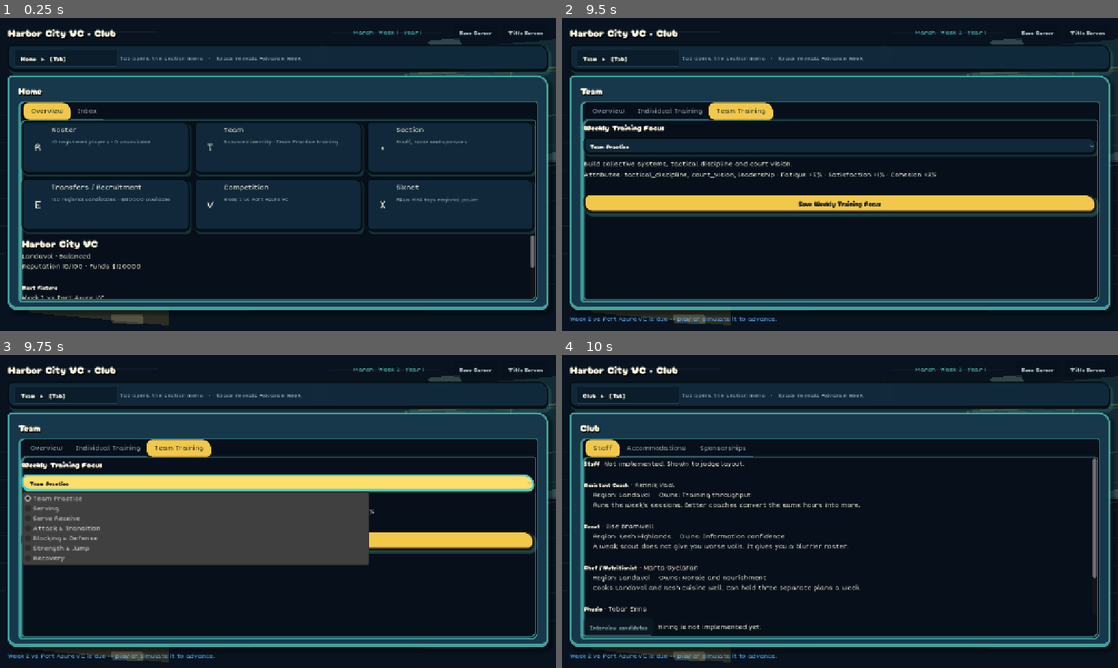
Above: before the commit, frames 1-4 (two rows, left to right).
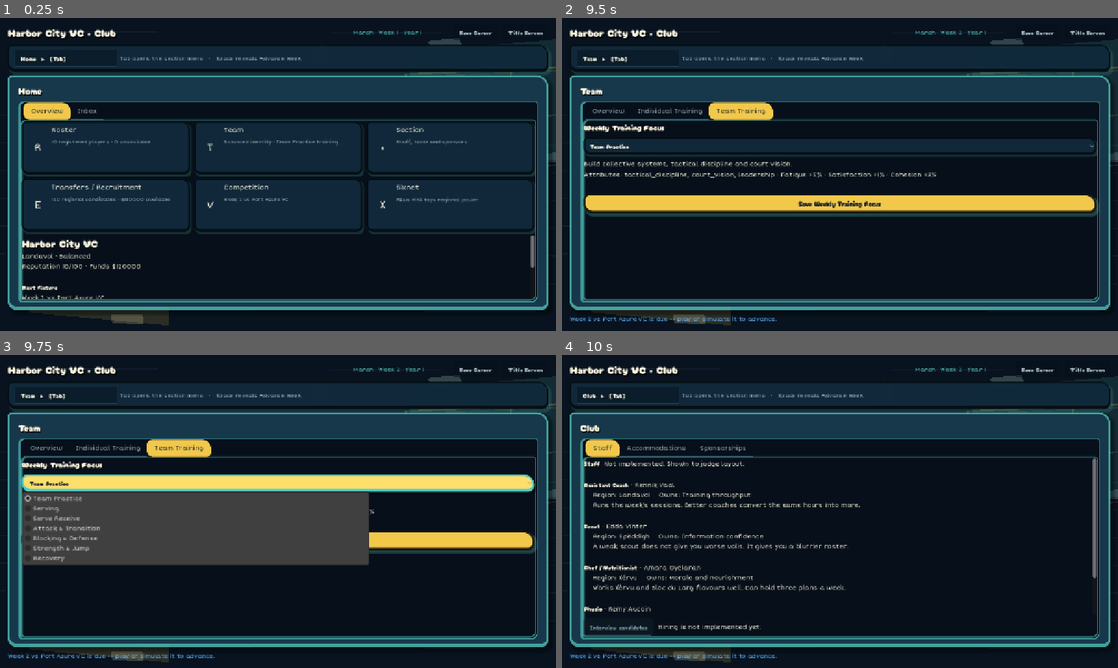
Above: after the commit, the same moments.

Repository: iracarranza/volley-world-manager
Game: Godot game, scene res://tools/preview/dashboard_preview.tscn
Two runs of this game, one before a commit and one after it. Both use one fixed random seed, a clock stepped at 60 frames per second and the inputs below. This scene is started directly instead of the project's main scene.
Inputs (mouse positions are in pixels of both pictures, inside the frame that each line leads up to):
- Up to frame 1 (0.25 s): no input
- Up to frame 2 (9.5 s): click "Title Screen" at 0.5 s; click "Home ▸ [Tab]" at 1.25 s; click (667, 149) at 2 s; click "Roster ▸ [Tab]" at 2.75 s; click ">" at 3.5 s; click "Dossier" at 4.25 s; click "< Collapse roster" at 5 s; click "Release" at 5.75 s; click "Team ▸ [Tab]" at 6.5 s; click "Jump to Competition ▸" at 7.25 s; click "Play Match" at 8 s; click "None" at 8.75 s
- Up to frame 3 (9.75 s): click "Team Practice" at 9.5 s
- Up to frame 4 (10 s): no input

Frames 1-3 are identical in both runs. In frame 4, 1.2% of the frame differs, in the area x 5-54%, y 54-83%.

Commit message:
Put the culture in the flavour, not in the food
The blocks are manufactured products, not regional dishes. This is a
deliberate inversion of how food works for us -- normally a dish *is* a
culture, and here what carries region is the paste: the ingredient, the
thing that was grown somewhere and tastes of it. A block is bought by the
case.

That reverses a claim the previous commit made. Chutum Uch was written as
"a region's own cooking" with a morale value of *depends*, which is
exactly the regional-dish reading this rejects. Removing it left the block
layer thinner than it was -- four rows differing on nutrition, morale and
cost is a ladder with a price tag, and a ladder is solvable. The proposed
recovery is a fourth axis, how well a block carries flavour, which is the
right axis specifically because culture lives in the paste: a block's real
job is to be a better or worse carrier of it. Supergruel resists flavour,
so you cannot paste your way out of cheap. Vollyslommy arrives already
flavoured and fights what you add. The two layers interact rather than
stack.

What survives is the naming device, one layer down from regions: a
product's spelling is its factory. Chutum Uch takes Speddigh's umlaut, so
it declares where it was made without a tooltip.

Also: the paste stores get a jump-to-globe control. The store is where a
player first has a reason to care where anything comes from -- they came
to find out why clean umami is short and expensive, and the answer is
geography. Reachable from a nav tab is not the same as reachable from the
moment of need. It sits above the foldout body rather than below, because
below the prose it lands outside the scroll fold, which is the same as not
existing.

The sample data used invented regions (Kesh Highlands, Sud Marine,
Xervya). Those undercut the one thing the panel is trying to teach, so
they are now real regions with import multipliers following
REGION_ADJACENCY from Landavol, and the staff names follow their regions'
naming traditions. The chef's "regional cuisine" line is now about
flavours, since there is no regional cuisine.

Suite: 793 checks, the standing attack-symmetry ratchet the only failure.

Co-Authored-By: Claude Opus 5 <noreply@anthropic.com>
Claude-Session: https://claude.ai/code/session_0197KZ6RDwTpMdR7xHdkkPxn

Diff:
--- a/scenes/screens/career_dashboard.gd
+++ b/scenes/screens/career_dashboard.gd
@@ -468,20 +468,26 @@
 const CLUB_UNBUILT := "[i]Not implemented. Shown to judge layout.[/i]"
 
 ## Sample staff. Four roles, each owning one resource -- see CLUB_LIFE.md.
+## Regions come from `VolleyballRegions.DEFINITIONS`, and each staff name follows
+## that region's naming tradition -- the same rule the roster already obeys.
+## Invented place names here would undercut the one thing this panel is trying to
+## teach, which is that origin is a real coordinate with a cost attached.
 const SAMPLE_STAFF: Array = [
 	["Assistant Coach", "Rennik Vaal", "Landavol", "Training throughput",
 		"Runs the week's sessions. Better coaches convert the same hours into more."],
-	["Scout", "Ilse Bramwell", "Kesh Highlands", "Information confidence",
+	["Scout", "Edda Vinter", "Spëddigh", "Information confidence",
 		"A weak scout does not give you worse volis. It gives you a blurrier roster."],
-	["Chef / Nutritionist", "Marta Oyelaran", "Landavol", "Morale and nourishment",
-		"Cooks Landavol and Kesh cuisine well. Can hold three separate plans a week."],
-	["Physio", "Tobar Enns", "Sud Marine", "Condition and recovery",
+	["Chef / Nutritionist", "Amara Oyelaran", "Xérvu", "Morale and nourishment",
+		"Works Xérvu and Bloc du Larg flavours well. Can hold three plans a week."],
+	["Physio", "Remy Aucoin", "Bloc du Larg", "Condition and recovery",
 		"Owns fatigue. Occasionally owns the complaints that follow it."],
 ]
 
+## Blocks, not dishes. These are manufactured products, and the spelling of a
+## product name is where it was made -- Chutum Üch takes Spëddigh's umlaut. The
+## culture is in the pastes below, never in the block.
 const SAMPLE_MEALS: Array[String] = [
-	"Supergruel", "Field rations", "Canteen standard", "Prepared table",
-	"Vollyslommy",
+	"Supergruel", "Chutum Üch", "Mixigence", "Vollyslommy",
 ]
 
 ## Two to four pastes on a block, bounded by the chef. Sample mix only.
@@ -533,6 +539,7 @@
 	paste_row.add_child(add_chip)
 	accommodations_summary.text = "\n".join([
 		"[b]Accommodations[/b]  %s" % CLUB_UNBUILT,
+		"Blocks are manufactured; the pastes are where a region tastes of itself.",
 		"The table is squad-wide by default; feeding volis separately costs more",
 		"each time. A block holds two to four pastes, and how many is the chef's",
 		"ceiling.",
@@ -552,7 +559,7 @@
 	## it is just empty.
 	reaction_panel.text = "\n".join([
 		"[b]Feli · Rusa Kentaro[/b]",
-		"    [i]happy; this is close to home cooking[/i]",
+		"    [i]happy; the ferment tastes like home[/i]",
 		"",
 		"[b]Vegi · Odile Ferrand[/b]",
 		"    [i]tiring of the ferment[/i]",
@@ -566,20 +573,24 @@
 		"[i]The allergy may not be real. Volis report what they feel, not what",
 		"is happening to them, and telling those apart is the physio's job.[/i]",
 	])
+	## Origins follow `VolleyballRegions.REGION_ADJACENCY` from Landavol, so the
+	## multipliers read as a gradient rather than as arbitrary numbers: neighbours
+	## are cheap, the far side of the ball is not.
 	_add_foldout("Paste stores", false, "\n".join([
-		"    Sharp ferment      [color=#7fbf6a]plentiful[/color]     local · 1.0x",
-		"    Smoky char         [color=#7fbf6a]plentiful[/color]     local · 1.0x",
-		"    Clean umami        [color=#c9a227]low[/color]           Kesh · 1.4x import",
-		"    Heavy sweet        [color=#c9a227]low[/color]           Xervya · 1.9x import",
-		"    Bitter herb        [color=#b5563f]none[/color]          Sud Marine · 1.6x import",
+		"    Sharp ferment      [color=#7fbf6a]plentiful[/color]     Landavol · local",
+		"    Smoky char         [color=#7fbf6a]plentiful[/color]     Landavol · local",
+		"    Bitter herb        [color=#c9a227]low[/color]           Bloc du Larg · 1.1x",
+		"    Clean umami        [color=#c9a227]low[/color]           Pāwa Hitō · 1.4x",
+		"    Heavy sweet        [color=#b5563f]none[/color]          Taktikã · 1.9x",
 		"",
-		"[i]Ingredients near the club are cheap and distance adds import cost. A",
-		"squad drawn from six regions cannot all eat local, so the cheapest table",
-		"is also the most homesick one.[/i]",
-	]))
+		"[i]Pastes are grown; blocks are made. Both pay for distance, but they are",
+		"not the same map -- land grows flavour, capital builds factories. A squad",
+		"drawn from six regions cannot all eat local, so the cheapest table is also",
+		"the most homesick one.[/i]",
+	]), "Jump to globe  ⟶")
 	_add_foldout("Lodging", false, "\n".join([
 		"    Home              Harbor City quarters · standing cost",
-		"    Next away trip    Kesh Highlands, week 4 · [i]not yet booked[/i]",
+		"    Next away trip    Pāwa Hitō, week 4 · [i]not yet booked[/i]",
 		"",
 		"[i]A voli billeted near where they were raised feels differently about the",
 		"trip than one taken somewhere alien.[/i]",
@@ -595,13 +606,33 @@
 
 ## One collapsible block. Header button toggles the body, which starts closed
 ## unless this is the thing a reader most likely came for.
-func _add_foldout(title: String, open: bool, body_text: String) -> void:
+##
+## `action_label`, when given, adds a control under the body that travels
+## somewhere else. That is deliberately part of the foldout rather than a
+## separate widget: a reader who has opened "Paste stores" and is looking at an
+## import multiplier is exactly the reader who has a reason to look at the map,
+## and the shortest path from that question to the answer should be one button.
+## Reaching the world only from a nav tab makes it the lore page nobody opens.
+func _add_foldout(
+	title: String, open: bool, body_text: String, action_label: String = ""
+) -> void:
 	var header := Button.new()
 	header.toggle_mode = true
 	header.button_pressed = open
 	header.alignment = HORIZONTAL_ALIGNMENT_LEFT
 	header.text = ("▾  " if open else "▸  ") + title
 	foldout_column.add_child(header)
+	## Above the body, not below it. Placed after the prose the button lands
+	## outside the scroll fold, which is the same as not existing -- the
+	## explanation is what a reader can afford to scroll for, the exit is not.
+	var action: Button = null
+	if not action_label.is_empty():
+		action = Button.new()
+		action.text = action_label
+		action.disabled = true
+		action.visible = open
+		action.size_flags_horizontal = Control.SIZE_SHRINK_END
+		foldout_column.add_child(action)
 	var body := RichTextLabel.new()
 	body.bbcode_enabled = true
 	body.fit_content = true
@@ -610,6 +641,8 @@
 	foldout_column.add_child(body)
 	header.toggled.connect(func(pressed: bool) -> void:
 		body.visible = pressed
+		if action != null:
+			action.visible = pressed
 		header.text = ("▾  " if pressed else "▸  ") + title)
 
 
@@ -624,7 +657,7 @@
 		"[b]Active[/b]",
 		"    Rusa Kentaro — Harbour Produce Co.",
 		"        Play in 5 consecutive fixtures.        [color=#7fbf6a]4 / 5[/color]",
-		"    Odile Ferrand — Kesh Ironworks",
+		"    Odile Ferrand — Spëddigh Ironworks",
 		"        Record 20 digs across 5 matches.       [color=#c9a227]11 / 20[/color]",
 		"",
 		"[b]Offered[/b]",
--- a/tools/preview/dashboard_preview.gd
+++ b/tools/preview/dashboard_preview.gd
@@ -74,6 +74,17 @@
 		["12b_club_food", func() -> void:
 			var t := _dashboard.find_child("ClubSubTabs", true, false)
 			if t != null: t.current_tab = 1],
+		## The foldouts start closed, so everything inside them -- including the
+		## jump-to-globe control -- was invisible to every screenshot taken so far.
+		## A collapsed panel photographs as a panel with nothing in it.
+		["12b2_club_food_stores", func() -> void:
+			var column := _dashboard.find_child("FoldoutColumn", true, false)
+			if column == null:
+				return
+			for child in column.get_children():
+				if child is Button and str(child.text).ends_with("Paste stores"):
+					(child as Button).button_pressed = true
+					break],
 		["12c_club_sponsors", func() -> void:
 			var t := _dashboard.find_child("ClubSubTabs", true, false)
 			if t != null: t.current_tab = 2],
Not shown, changed: docs/design/ACCOMMODATIONS_AND_CARE.md
Not shown, changed: docs/design/CLUB_LIFE.md
